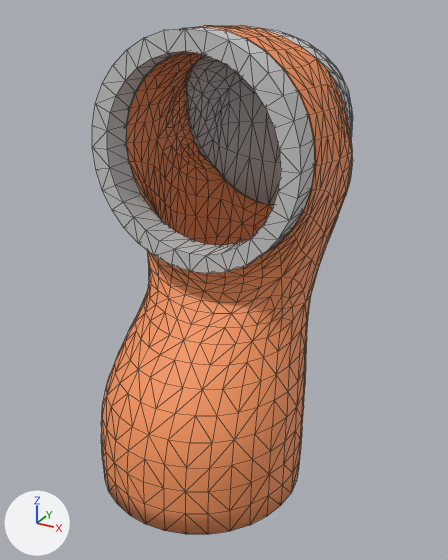
Two versions of the COLLADA model iai_kuka_lwr4_description/meshes/arm_seg_1.dae, one commit apart.
Rendered twice from a 50 mm camera at (0.163, -0.267, 0.269) aimed at (0.003, 0.024, 0.123). The lights are fixed; the arrows at lower left show +X, +Y and +Z. Mesh edges are drawn as thin lines. Vertices at the same position are counted once.

Objects in the first picture: 'arm_seg_1'.
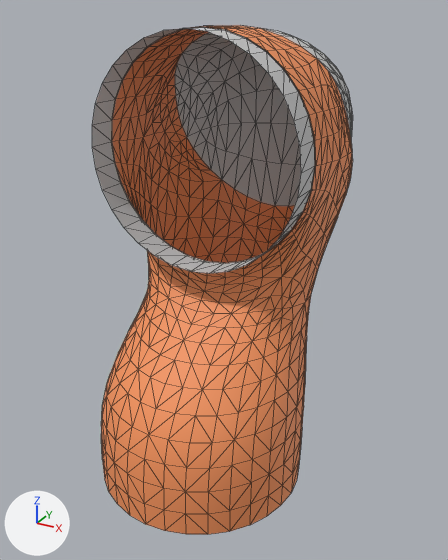
Commit message: fixed position issues for the arm

Boxes (x1, y1, x2, y2) around the edits, measured in the pictures (448 x 560 px):
part 1 of me_segment_geometry, deleted: before (92, 26, 316, 274)

The edits, one by one:
me_segment_geometry is used by ob_arm_seg_1; location (0.0, 0.0, 0.0).
me_segment_geometry had 1704 vertices, 3488 faces and spanned x -0.062..0.062, y -0.061..0.116, z 0.008..0.261.
me_segment_geometry now has 832 vertices, 1536 faces and spans x -0.062..0.062, y -0.061..0.116, z 0.008..0.261.
me_segment_geometry part 1: 872 vertices removed from x -0.052..0.052, y -0.051..0.106, z 0.009..0.251.
